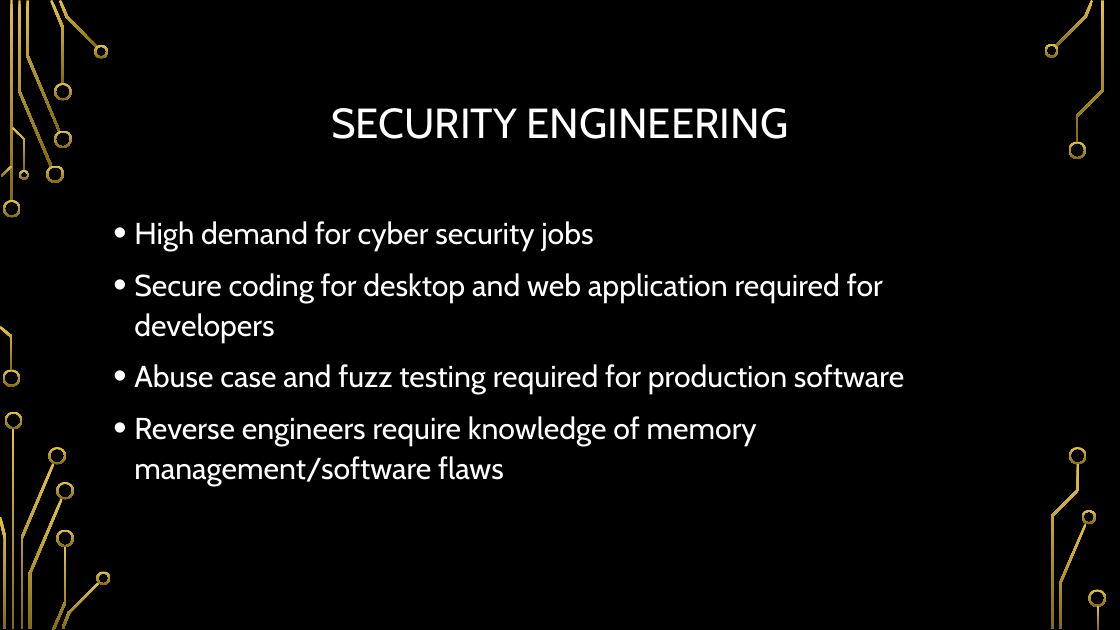
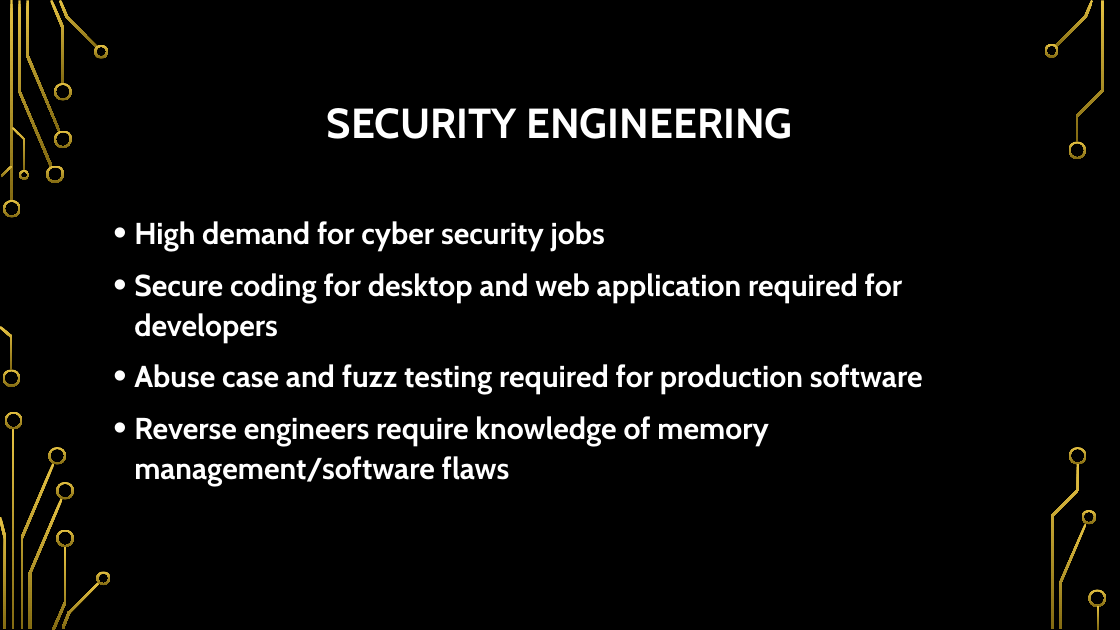
Before and after one commit to so87/Security-Lab-Manager, a slide deck: slide 2 of documentation/presentation.pptx. Drawn at 1120x630 pixels with LibreOffice and Linux fonts; fonts in the diff are those of the drawing; background and template pictures are left out. Boxes give left, top, right and bottom in pixels: in the first picture for what was removed or moved away, otherwise in the second. Text is boxed around its words. In the diff, an @@ line names an element or a change of style, - is before the commit and + after.

```diff
--- a/documentation/presentation.pptx
+++ b/documentation/presentation.pptx
@@ title "SECURITY ENGINEERING" at (x1=327, y1=108, x2=792, y2=139): bold on @@
@@ text "High demand for cyber security ..." at (x1=134, y1=221, x2=923, y2=486): bold on @@
```
Also in this commit, not shown: 12 other slides changed, 1 slide added.
